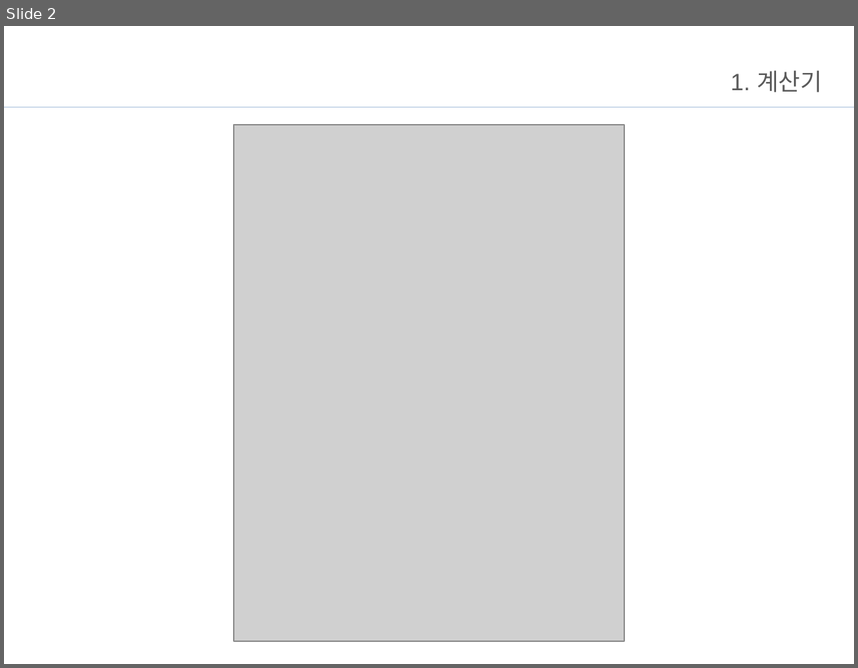
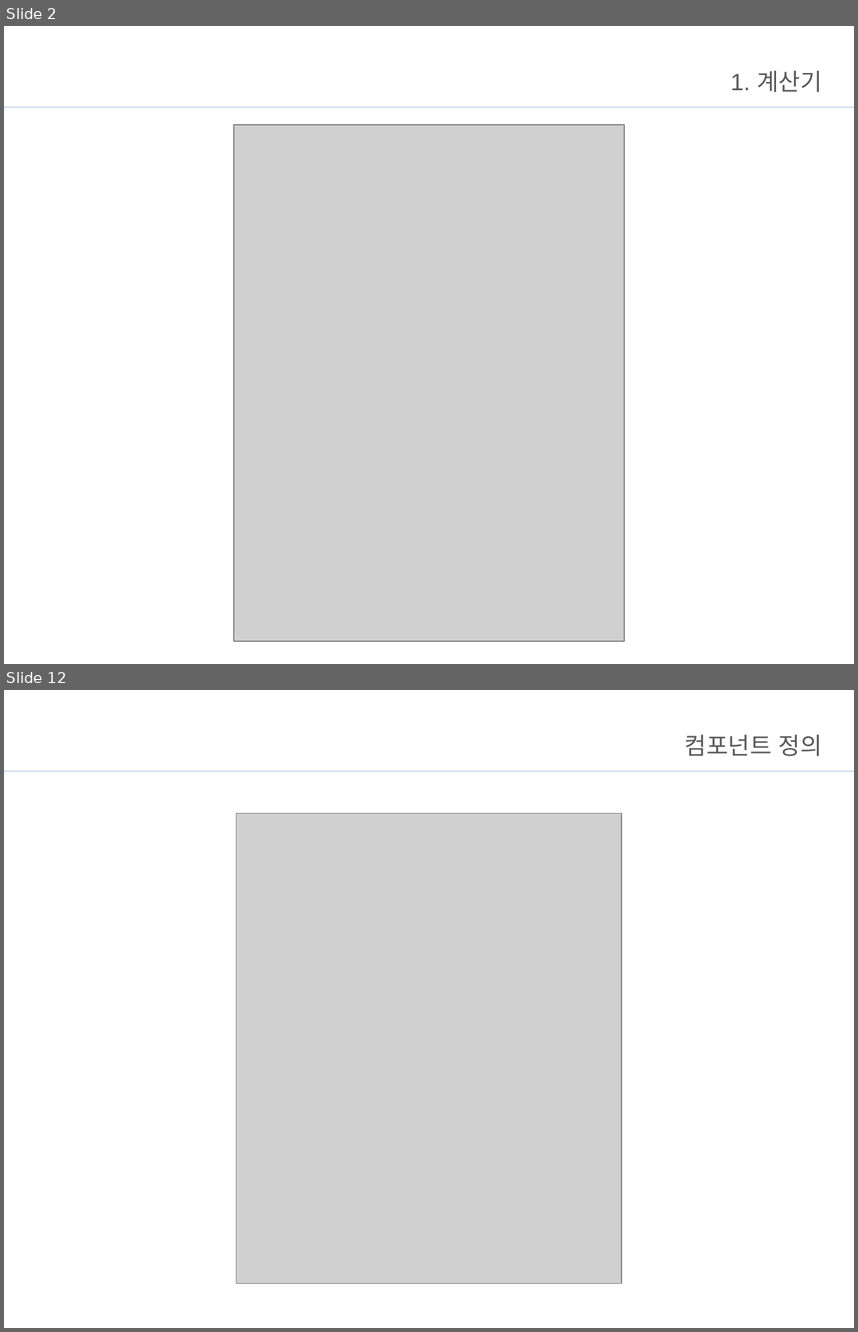
Before and after one commit to Jo-jangho/Web, a slide deck: 과제/JavaScript브리핑.pptx. Shown one above the other, each under a label of ours: slide 2 before the commit, slides 2 and 12 after it; the slides between them are not shown. The pictures are 858x668 and 858x1332 pixels, drawn with LibreOffice and Linux fonts; fonts in the diff are those of the drawing; grey boxes stand for pictures; background and template pictures are left out. Boxes give left, top, right and bottom in pixels: in the first picture for what was removed or moved away, otherwise in the second. Text is boxed around its words. In the diff, an @@ line names an element or a change of style, - is before the commit and + after.

```diff
--- a/과제/JavaScript브리핑.pptx
+++ b/과제/JavaScript브리핑.pptx
@@ slide 12 added at [4, 690, 854, 1328], background #FFFFFF; not listed: 1 template element that a slide beside it also shows @@
@@ title added at [685, 734, 822, 756], 20 pt, text #595959 @@
+컴포넌트 정의
@@ picture added at [236, 814, 621, 1283] @@
```
Also in this commit, not shown: 29 other slides added, 13 slides removed, 44 other files.
